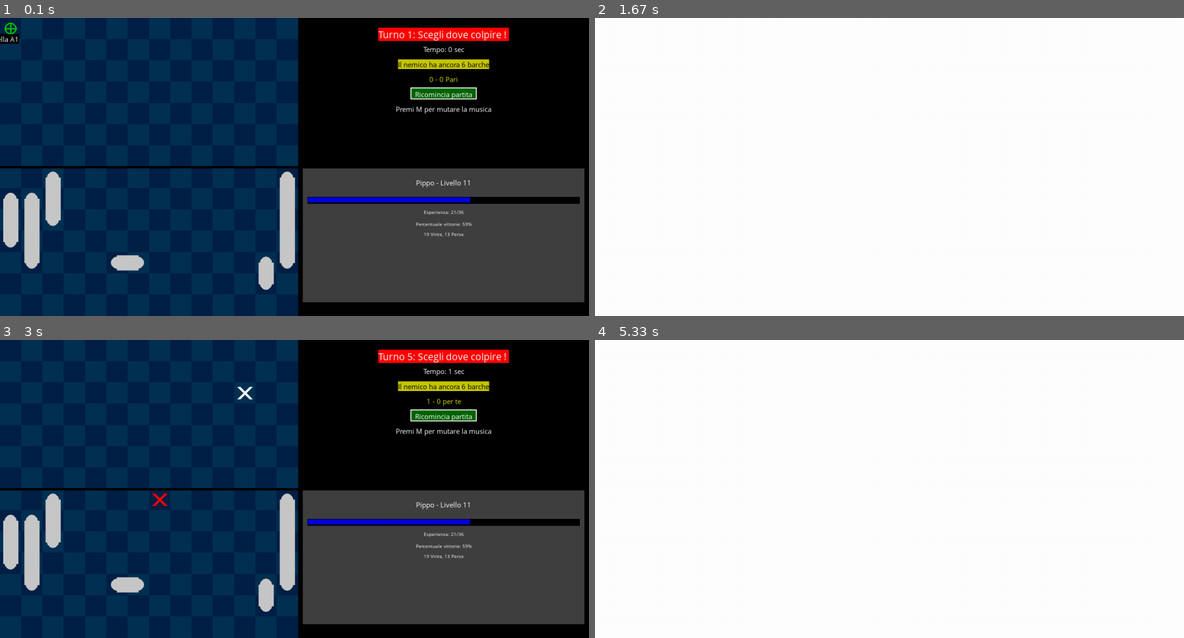
Above: before the commit, frames 1-4 (two rows, left to right).
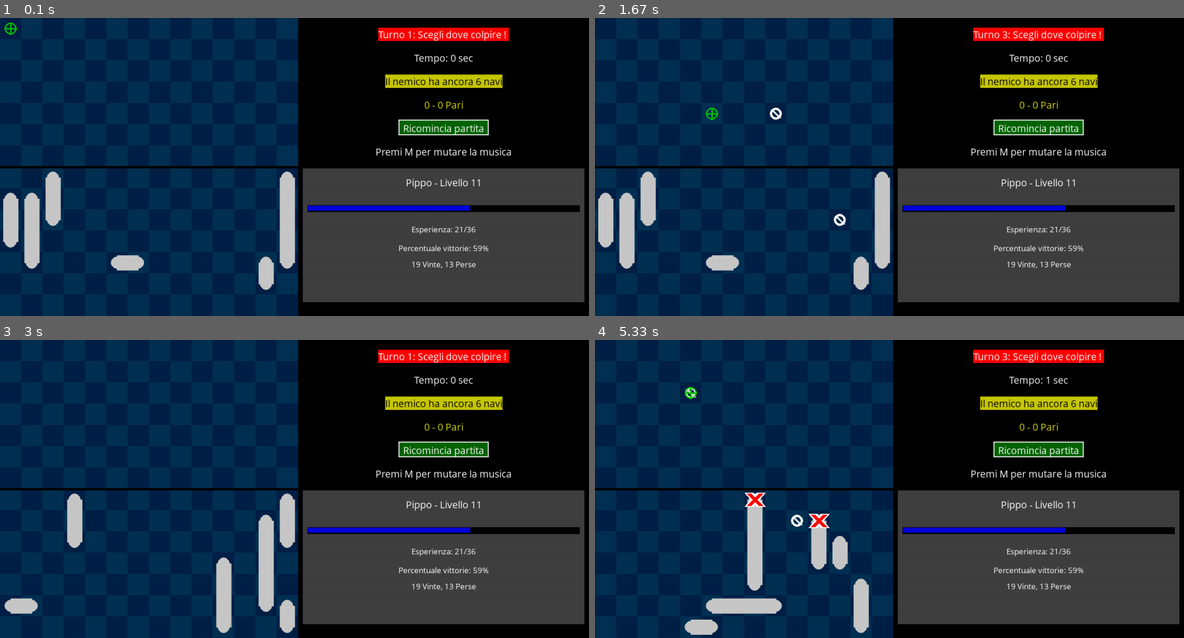
Above: after the commit, the same moments.

Repository: AlessandroBonomo28/pygame-tests
Game: pygame game, started from battaglia navale/game.py
Two runs of this game, one before a commit and one after it. Both use one fixed random seed, a clock stepped at 60 frames per second and the inputs below.
Inputs (mouse positions are in pixels of both pictures, inside the frame that each line leads up to):
- Up to frame 1 (0.1 s): no input
- Up to frame 2 (1.67 s): press the mouse at (889, 187) at 0.37 s; move the mouse to (818, 178) at 0.47 s; release the mouse at (748, 169) at 0.6 s; press the mouse at (742, 167) at 0.7 s; move the mouse to (718, 113) at 0.8 s; release the mouse at (695, 62) at 0.93 s; click (771, 119) at 1.05 s; press the mouse at (771, 119) at 1.37 s; move the mouse to (742, 119) at 1.47 s; release the mouse at (712, 119) at 1.6 s
- Up to frame 3 (3 s): click (247, 390) at 1.72 s; press the mouse at (247, 390) at 2.03 s; move the mouse to (200, 465) at 2.13 s; release the mouse at (153, 539) at 2.27 s; click (188, 596) at 2.38 s; click (418, 450) at 2.72 s
- Up to frame 4 (5.33 s): press the mouse at (1013, 450) at 3.03 s; move the mouse to (877, 497) at 3.13 s; release the mouse at (748, 542) at 3.27 s; click (683, 399) at 3.38 s; press the mouse at (683, 399) at 3.7 s; move the mouse to (842, 396) at 3.8 s; release the mouse at (1001, 390) at 3.93 s; press the mouse at (742, 489) at 4.03 s; move the mouse to (783, 468) at 4.13 s; release the mouse at (824, 447) at 4.27 s; press the mouse at (742, 489) at 4.37 s; move the mouse to (718, 483) at 4.47 s; release the mouse at (695, 477) at 4.6 s; press the mouse at (742, 489) at 4.7 s; move the mouse to (913, 435) at 4.8 s; release the mouse at (1089, 381) at 4.93 s; click (695, 396) at 5.05 s

The runs differ from the first frame. In frame 1, 6.2% of the frame differs, in the area x 0-99%, y 5-84%; in frame 2, 100%, in the area x 0-100%, y 0-100%; in frame 3, 11%; in frame 4, 100%.

Commit message:
draw miss, hard mode, alternate turns mode

Diff:
--- a/battaglia navale/game.py
+++ b/battaglia navale/game.py
@@ -17,7 +17,7 @@
 cell_width = height/Board.width
 start_x_board = 0
 start_y_board = 0
-text_spacing = cell_width*0.7
+text_spacing = cell_width*1.1
 
 bgColor = (255,255,255)
 evenCellColor = (0,49,83)
@@ -96,7 +96,7 @@
 			prev_position = position
 	#  red
 	for piece in board.red_pieces:
-		if not piece.is_dead: # disegna solo i pezzi vivi
+		if not piece.is_dead and board.status == GameStatus.IN_PROGRESS: # disegna solo i pezzi vivi
 			continue
 		prev_position = None
 		for position in piece.positions:
@@ -106,17 +106,40 @@
 			pygame.draw.circle(canvas,redPiecesColor,((position[0]+0.5)*cell_width,(position[1]+0.5)*cell_width), piecesRadius)
 			prev_position = position
 
+def drawAllMisses(board : Board):
+	misses = board.hash_miss
+	for miss in misses:
+		if board.getCellColor(miss):
+			drawMissed(miss,(255,255,255))
+
+def drawMissed(position,color_missed):
+	# draw circle with inside empty
+		x = (position[0]+0.5)*cell_width
+		y = (position[1]+0.5)*cell_width
+		pygame.draw.circle(canvas,color_missed,(x,y), piecesRadius,5)
+		# draw single cross
+		pygame.draw.line(canvas,color_missed,(x-piecesRadius*0.7,y-piecesRadius*0.7),(x+piecesRadius*0.7,y+piecesRadius*0.7),5)
+
+def drawCross(position,color_outline,color_cross):
+	# draw cross with outline
+	x = (position[0]+0.5)*cell_width
+	y = (position[1]+0.5)*cell_width
+	# outline
+
+	pygame.draw.line(canvas,color_outline,(x-piecesRadius,y-piecesRadius - 2),(x+piecesRadius,y+piecesRadius +2),20)
+	pygame.draw.line(canvas,color_outline,(x-piecesRadius,y+piecesRadius +2),(x+piecesRadius,y-piecesRadius -2),20)
+
+	pygame.draw.line(canvas,color_cross,(x-piecesRadius,y-piecesRadius),(x+piecesRadius,y+piecesRadius),10)
+	pygame.draw.line(canvas,color_cross,(x-piecesRadius,y+piecesRadius),(x+piecesRadius,y-piecesRadius),10)
+
+
 def drawHits(board : Board):
 	# cycle over hit hashmap
-	hit_enemy_color = (255,255,255)
-	hit_player_color = (0,0,0)
+	hit_enemy_color = (255,0,0)
+	hit_player_color = (255,0,0)
 	for position in board.hash_hits:
-		# draw cross
-		x = (position[0]+0.5)*cell_width
-		y = (position[1]+0.5)*cell_width
 		color = hit_enemy_color if board.getCellColor(position) == PieceColor.RED else hit_player_color
-		pygame.draw.line(canvas,color,(x-piecesRadius,y-piecesRadius),(x+piecesRadius,y+piecesRadius),7)
-		pygame.draw.line(canvas,color,(x-piecesRadius,y+piecesRadius),(x+piecesRadius,y-piecesRadius),7)
+		drawCross(position, (255,255,255),color)
 
 def drawLastAImiss(board : Board):
 	#pick last position of AI
@@ -134,41 +157,36 @@
 		#print("Red never moved a piece, cannot draw last move")
 		return
 
-	if last_move.actor == PieceColor.RED:
-		# draw cross
-		x = (last_move.position_hit[0]+0.5)*cell_width
-		y = (last_move.position_hit[1]+0.5)*cell_width
-		pygame.draw.line(canvas,(255,0,0),(x-piecesRadius,y-piecesRadius),(x+piecesRadius,y+piecesRadius),7)
-		pygame.draw.line(canvas,(255,0,0),(x-piecesRadius,y+piecesRadius),(x+piecesRadius,y-piecesRadius),7)
-
+	if last_move.actor == PieceColor.RED and not move.did_hit():
+		drawMissed(last_move.position_hit,(255,255,255))
+
+def getLastMissed(board : Board, color : PieceColor) -> Move:
+	last_move = None
+	# get last red move
+	for i in range(len(board.moves)-1,-1,-1):
+		if board.moves[i].actor == color and board.moves[i].did_hit():
+			break
+		elif board.moves[i].actor == color and not board.moves[i].did_hit():
+			last_move = board.moves[i]
+			break
+
+	return last_move
 
 def drawYourLastMiss(board : Board):
 	global ticksLastBlinkSelector
 	if len(board.moves) == 0:
 		return
 
-	last_move = None
-	# get last red move
-	for i in range(len(board.moves)-1,-1,-1):
-		if board.moves[i].actor == PieceColor.BLACK and board.moves[i].did_hit():
-			break
-		elif board.moves[i].actor == PieceColor.BLACK and not board.moves[i].did_hit():
-			last_move = board.moves[i]
-			break
+	last_move = getLastMissed(board,PieceColor.BLACK)
 
 	if last_move == None:
 		return
 
-
+	color_missed = (255,255,255)
 	# blink condition (blink distrae e quindi commento)
 	#blink_condition = (pygame.time.get_ticks() - ticksLastBlinkSelector) % (msBlinkSelector*2) < msBlinkSelector
 	if last_move.actor == PieceColor.BLACK: # and blink_condition:
-		# draw circle with inside empty
-		x = (last_move.position_hit[0]+0.5)*cell_width
-		y = (last_move.position_hit[1]+0.5)*cell_width
-		pygame.draw.circle(canvas,(255,255,255),(x,y), piecesRadius,5)
-		# draw single cross
-		pygame.draw.line(canvas,(255,255,255),(x-piecesRadius,y-piecesRadius),(x+piecesRadius,y+piecesRadius),5)
+		drawMissed(last_move.position_hit,color_missed)
 
 def drawAim(board : Board):
 	aim_color = (0,200,0)
@@ -184,16 +202,20 @@
 			pygame.draw.line(canvas,aim_color,(x-piecesRadius,y),(x+piecesRadius,y),3)
 			pygame.draw.line(canvas,aim_color,(x,y-piecesRadius),(x,y+piecesRadius),3)
 
-			# draw cell number
-			txt_cell = "Casella "
-			txt_cell += chr(ord('A')+round(cell[1]))+str(round(cell[0]+1))
-			text = normalText.render(txt_cell, True, (255,255,255), (0,0,0))
-			textRect = text.get_rect()
-			if mouse_pos[1] < cell_width:
-				textRect.center = (mouse_pos[0], mouse_pos[1] + 40)
-			else:
-				textRect.center = (mouse_pos[0], mouse_pos[1] - 40)
-			canvas.blit(text, textRect)
+			if hard_mode:
+				# draw cell number
+				txt_cell = "Casella "
+				txt_cell += chr(ord('A')+round(cell[1]))+str(round(cell[0]+1))
+				text = normalText.render(txt_cell, True, (255,255,255), (0,0,0))
+				textRect = text.get_rect()
+				if mouse_pos[1] < cell_width:
+					textRect.center = (mouse_pos[0], mouse_pos[1] + cell_width)
+				else:
+					textRect.center = (mouse_pos[0], mouse_pos[1] - cell_width)
+				# draw line to connect text to cell
+				pygame.draw.line(canvas,aim_color,(x,y),(textRect.centerx,textRect.centery),3)
+				canvas.blit(text, textRect)
+
 		elif board.isInsideBounds(cell) and board.getCellColor(cell) == PieceColor.BLACK:
 			# draw text Questa è la tua flotta
 			text = normalText.render("Questa è la tua flotta!", True, (255,255,255), (0,0,0))
@@ -266,31 +288,34 @@
 	if board.red_pieces_alive == 0:
 		status_text_color = (0,0,0)
 		bg_status_color = (0,255,0)
-		enemy_boats_txt = "Hai distrutto tutte le barche nemiche!"
+		enemy_boats_txt = "Hai distrutto tutte le navi nemiche!"
 	elif board.black_pieces_alive == 0:
-		enemy_boats_txt = "Tutte le tue barche sono state distrutte!"
+		enemy_boats_txt = "Tutte le tue navi sono state distrutte!"
 		status_text_color = (255,255,255)
 		bg_status_color = (255,0,0)
 	else:
 
 		if board.red_pieces_alive == 1:
-			enemy_boats_txt = "Il nemico ha una sola barca ! "
+			enemy_boats_txt = "Il nemico ha una sola nave ! "
 		else:
-			enemy_boats_txt = f"Il nemico ha ancora {board.red_pieces_alive} barche"
+			enemy_boats_txt = f"Il nemico ha ancora {board.red_pieces_alive} navi"
 
 	text = normalText.render(enemy_boats_txt, True, status_text_color,bg_status_color)
 	textRect = text.get_rect()
 	textRect.center = (text_x, text_y + text_spacing*2)
 	canvas.blit(text, textRect)
 
-	min_score = min(board.red_score, board.black_score)
-	max_score = max(board.red_score, board.black_score)
+	score_red = len(board.red_pieces) - board.red_pieces_alive
+	score_black = len(board.black_pieces) - board.black_pieces_alive
+
+	min_score = min(score_red, score_black)
+	max_score = max(score_red, score_black)
 
 	score_txt_color = (220,220,0)
 	score_txt = f"{max_score} - {min_score}"
-	if board.red_score > board.black_score:
-		score_txt += " per il Rosso"
-	elif board.red_score < board.black_score:
+	if score_red < score_black:
+		score_txt += " per il nemico"
+	elif score_red > score_black:
 		score_txt += " per te"
 	else:
 		score_txt += " Pari"
@@ -371,14 +396,15 @@
 boom_sound = pygame.mixer.Sound("sounds/boom.mp3")
 start_game = draw_sound
 wrong_sound = pygame.mixer.Sound("sounds/wrong.mp3")
-
+good_sound = pygame.mixer.Sound("sounds/good.mp3")
+big_boom = pygame.mixer.Sound("sounds/big_boom.mp3")
 
 pygame.mixer.music.load('loop.mp3')
 pygame.mixer.music.play(-1)
 
 fontTurn = pygame.font.SysFont('Comic Sans MS', int(cell_width*0.5))
-normalText = pygame.font.SysFont('Comic Sans MS', int(cell_width*0.35))
-playerText = pygame.font.SysFont('Comic Sans MS', int(cell_width*0.25))
+normalText = pygame.font.SysFont('Comic Sans MS', int(cell_width*0.5))
+playerText = pygame.font.SysFont('Comic Sans MS', int(cell_width*0.4))
 # CREATING CANVAS
 # resizable window
 
@@ -401,15 +427,19 @@
 		day_born = game_settings["day_born"]
 		month_born = game_settings["month_born"]
 		year_born = game_settings["year_born"]
+		hard_mode = game_settings["hard_mode"]
+		alternate_turns = game_settings["alternate_turns"]
 except:
 	AI_delay_ms = 500
 	player_name = "Pippo"
 	day_born = 3
 	month_born = 9
 	year_born = 1934
+	hard_mode = False
+	alternate_turns = False
 
 exit = False
-
+print("hard mode:",hard_mode)
 
 assign_exp = False
 
@@ -421,6 +451,7 @@
 red_pieces = Fleet.generate(PieceColor.RED)
 black_pieces = Fleet.generate(PieceColor.BLACK)
 board = Board(red_pieces,black_pieces)
+Board.alternate_turns = alternate_turns
 
 now = datetime.datetime.now()
 if now.day == day_born and now.month == month_born:
@@ -447,7 +478,9 @@
 			move = board.makeMoveRedAI(board)
 			pygame.time.delay(AI_delay_ms//2)
 			updateGamePostMove()
-			if move.did_hit():
+			if move.did_hit() and move.piece_hit.is_dead:
+				pygame.mixer.Sound.play(big_boom)
+			elif move.did_hit():
 				pygame.mixer.Sound.play(boom_sound)
 			else:
 				pygame.mixer.Sound.play(move_sound)
@@ -462,10 +495,10 @@
 			cell_width = height/Board.height
 			start_x_board = 0
 			start_y_board = 0
-			text_spacing = cell_width*0.7
+			text_spacing = cell_width * 1.1
 			fontTurn = pygame.font.SysFont('Comic Sans MS', int(cell_width*0.5))
-			normalText = pygame.font.SysFont('Comic Sans MS', int(cell_width*0.35))
-			playerText = pygame.font.SysFont('Comic Sans MS', int(cell_width*0.25))
+			normalText = pygame.font.SysFont('Comic Sans MS', int(cell_width*0.5))
+			playerText = pygame.font.SysFont('Comic Sans MS', int(cell_width*0.4))
 			piecesRadius = cell_width//2 -10
 			selectedPieceRadius = piecesRadius +2.5
 			canvas = pygame.display.set_mode((width,height),pygame.RESIZABLE)
@@ -502,6 +535,26 @@
 					print("invalid cell to hit")
 					break
 
+				# if already hit or is last missed
+				if cellPosition in board.hash_hits:
+					print("cell already hit")
+					pygame.mixer.Sound.play(wrong_sound)
+					break
+
+
+
+				last_missed = getLastMissed(board,PieceColor.BLACK)
+
+				if hard_mode:
+					missed_positions = [last_missed]
+				else:
+					missed_positions = list(board.hash_miss.keys())
+
+				if len(missed_positions) > 0 and cellPosition in missed_positions:
+					print("cell already missed")
+					pygame.mixer.Sound.play(wrong_sound)
+					break
+
 				if board.getCellColor(cellPosition) == PieceColor.RED:
 					piece_to_hit = board.getPieceByPosition(cellPosition)
 					if piece_to_hit != None and piece_to_hit.color != board.whoMoves():
@@ -510,7 +563,9 @@
 					else:
 						move = Move(board.turn_count,PieceColor.BLACK,cellPosition,None,"missed")
 					board.makeMove(move)
-					if move.did_hit():
+					if move.did_hit() and piece_to_hit.is_dead:
+						pygame.mixer.Sound.play(big_boom)
+					elif move.did_hit():
 						pygame.mixer.Sound.play(boom_sound)
 					else:
 						pygame.mixer.Sound.play(wrong_sound)
@@ -522,9 +577,12 @@
 	#drawCellNumbers(board)
 	drawPieces(board)
 	drawHits(board)
-	drawLastAImiss(board)
-	drawYourLastMiss(board)
-
+
+	if hard_mode:
+		drawLastAImiss(board)
+		drawYourLastMiss(board)
+	else:
+		drawAllMisses(board)
 	# bg of right part of screen
 	pygame.draw.rect(canvas,bgLogColor,(height,0,width-height,height))
 
--- a/battaglia navale/game_settings.json
+++ b/battaglia navale/game_settings.json
@@ -1,8 +1,9 @@
 {
-    "AI_delay_ms": 750,
+    "AI_delay_ms": 10,
     "day_born": 3,
     "month_born": 9,
     "year_born": 1934,
     "player_name": "Pippo",
-    "show_only_last_miss" : true
+    "hard_mode" : false,
+    "alternate_turns": false
 }
--- a/battaglia navale/model/battleship.py
+++ b/battaglia navale/model/battleship.py
@@ -95,6 +95,7 @@
     black_score : int
     red_pieces_alive : int
     black_pieces_alive : int
+    alternate_turns : bool = False
     def __init__(self, pieces_red : list[Piece] = [],pieces_black : list[Piece] = []):
         self.black_score = 0
         self.red_score = 0
@@ -186,6 +187,8 @@
             self.turn_count += 1
         elif move.did_hit():
             self.__mark_hit(move)
+            if self.alternate_turns:
+                self.turn_count += 1
         else:
             self.__mark_miss(move)
             self.turn_count += 1
@@ -253,7 +256,7 @@
                             return move
         return None
     def makeMoveRedAI(self,board):
-        luck = min(0.05 + self.turn_count/300, 0.75)
+        luck = min(0.05 + self.turn_count/500, 0.75)
         if self.__event_probability(luck):
             move = self.__get_move_that_hits(board)
             if move != None:
Not shown, added: .gitignore
Not shown, changed: battaglia navale/loop.mp3
Not shown, added: battaglia navale/sounds/big_boom.mp3
Not shown, added: battaglia navale/sounds/good.mp3
